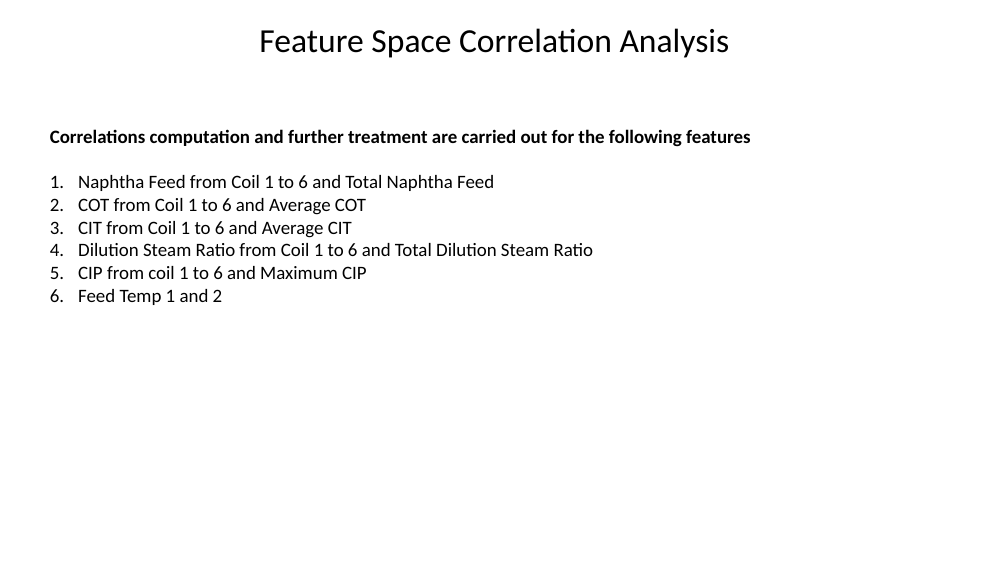
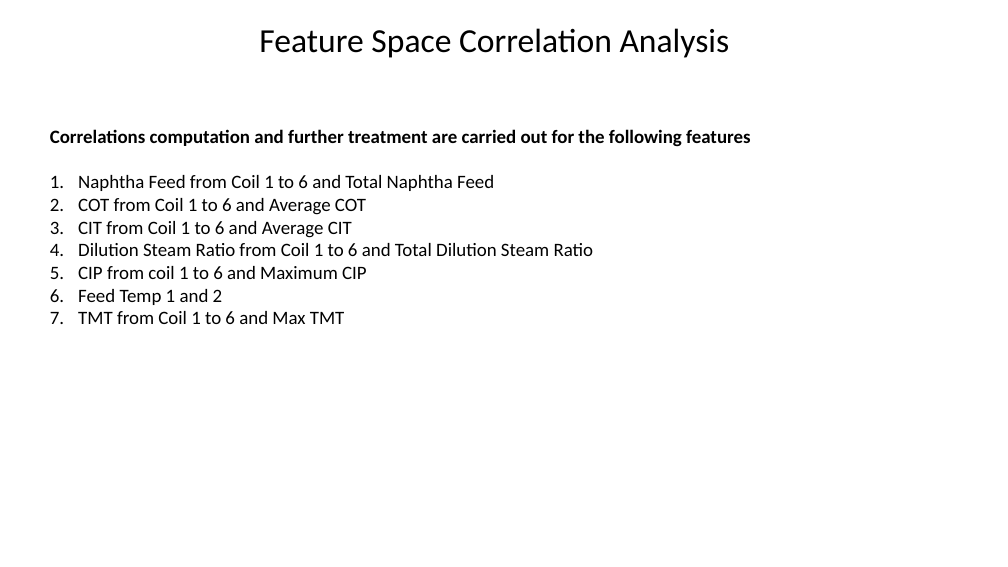
Before and after one commit to SabyasachiBhadra/CAP_106, a slide deck: slide 7 of CAP_106_Research_Env/EDA_Report/New Microsoft PowerPoint Presentation.pptx. Drawn at 1008x567 pixels with LibreOffice and Linux fonts; fonts in the diff are those of the drawing. Boxes give left, top, right and bottom in pixels: in the first picture for what was removed or moved away, otherwise in the second. Text is boxed around its words. In the diff, an @@ line names an element or a change of style, - is before the commit and + after.

```diff
--- a/CAP_106_Research_Env/EDA_Report/New Microsoft PowerPoint Presentation.pptx
+++ b/CAP_106_Research_Env/EDA_Report/New Microsoft PowerPoint Presentation.pptx
@@ text at [78,311,345,324]: paragraph added @@
+7. TMT from Coil 1 to 6 and Max TMT
```
Also in this commit, not shown: 7 other slides changed, 6 slides added, 32 other files.
